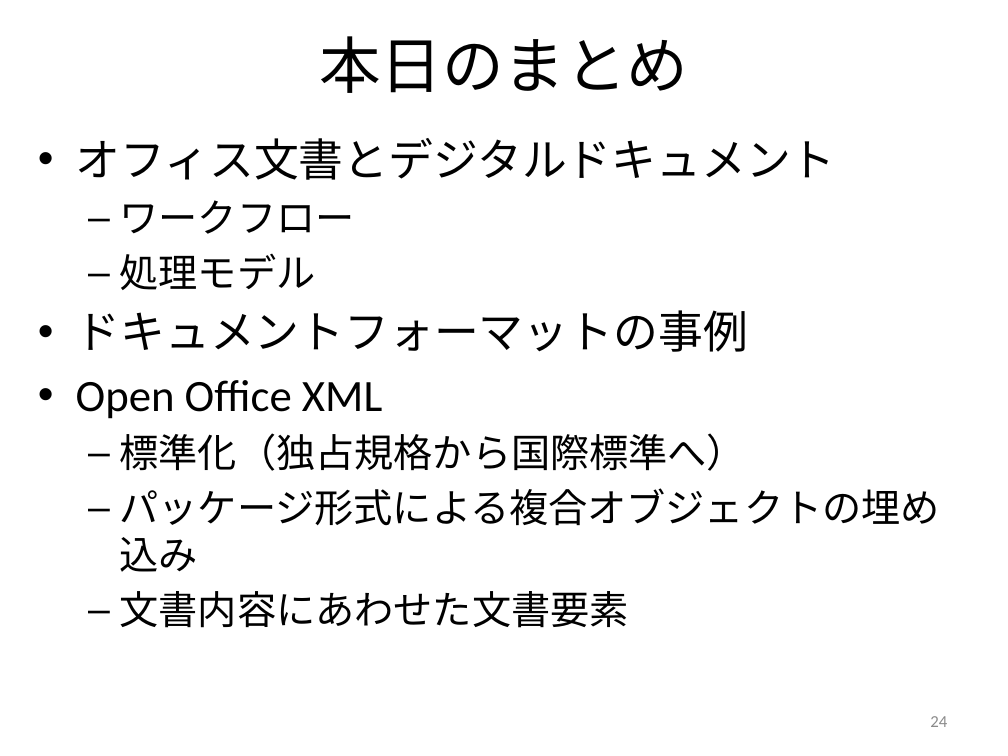
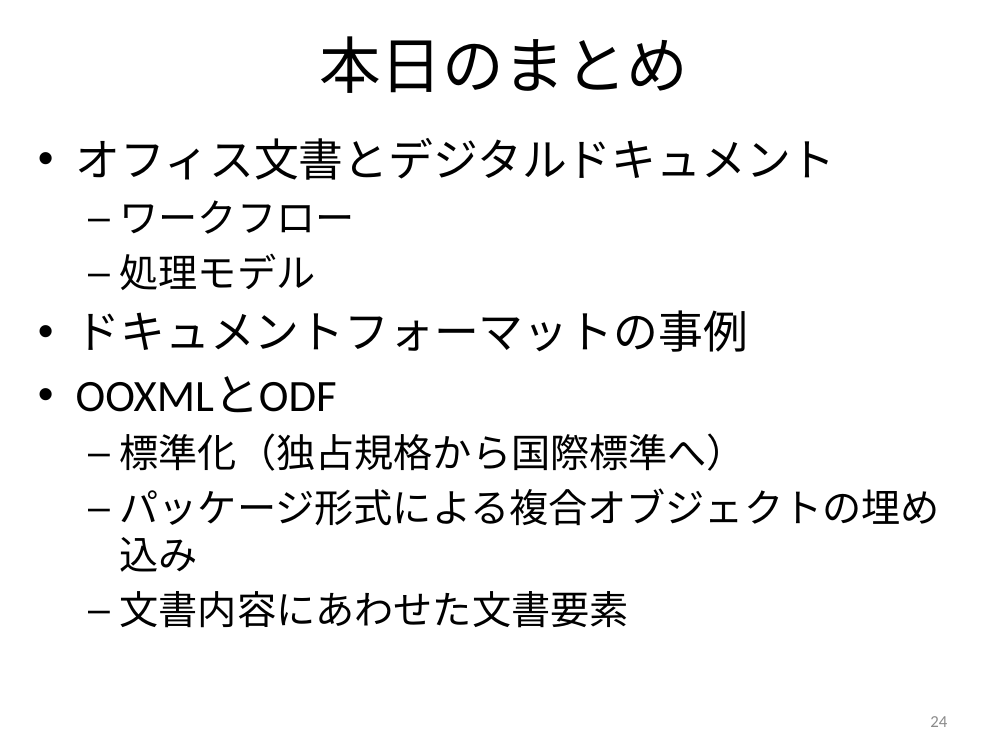
Before and after one commit to masao/public_html, a slide deck: slide 24 of lecture/2013/digital-document/20130620-Digital-Document-10.pptx. Drawn at 1008x756 pixels with LibreOffice and Linux fonts; fonts in the diff are those of the drawing. Boxes give left, top, right and bottom in pixels: in the first picture for what was removed or moved away, otherwise in the second. Text is boxed around its words. In the diff, an @@ line names an element or a change of style, - is before the commit and + after.

```diff
--- a/lecture/2013/digital-document/20130620-Digital-Document-10.pptx
+++ b/lecture/2013/digital-document/20130620-Digital-Document-10.pptx
@@ text at [76,376,337,413]: text changed @@
-• Open Office XML
+• OOXMLとODF
```
Also in this commit, not shown: 5 other slides changed, 1 other file.
